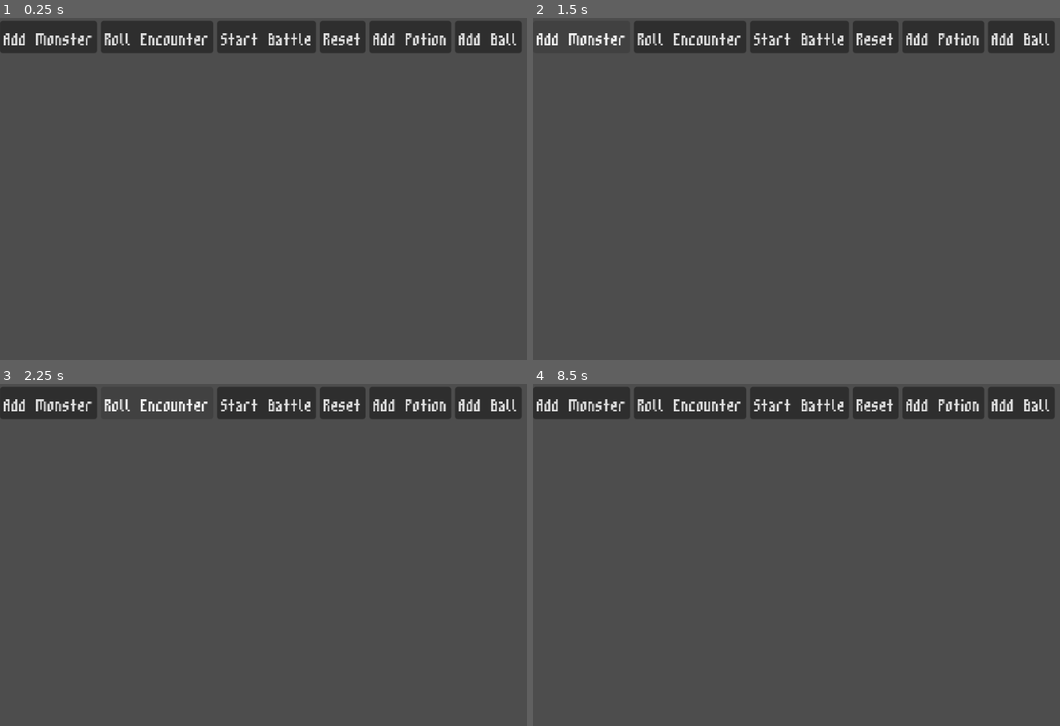
Above: before the commit, frames 1-4 (two rows, left to right).
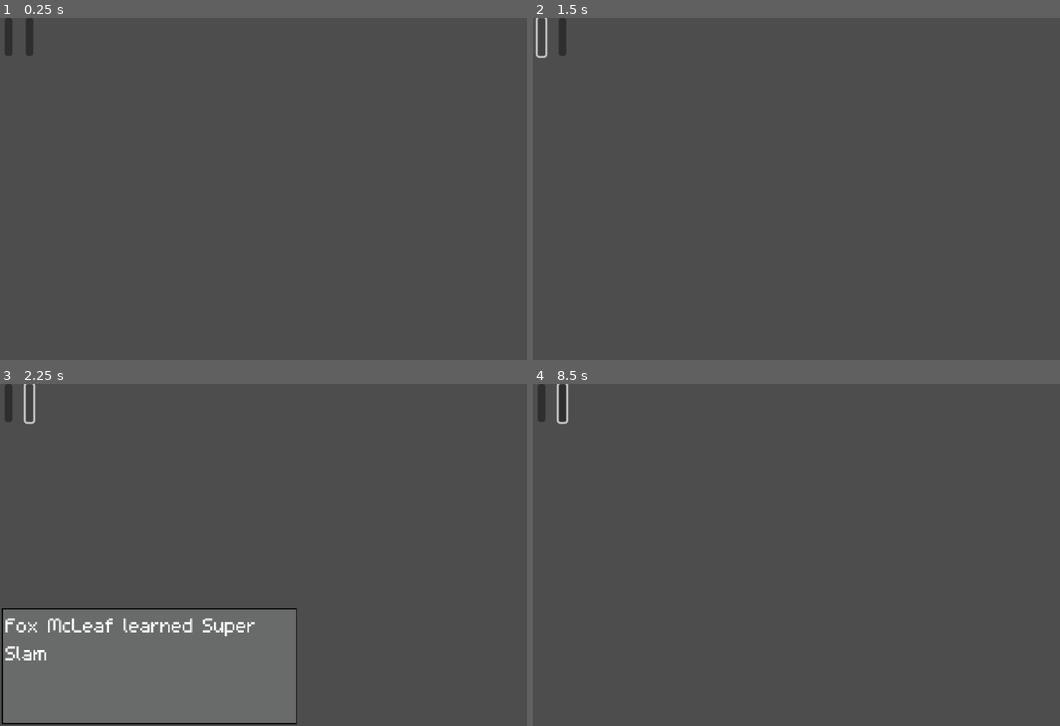
Above: after the commit, the same moments.

Repository: jevonsp/MonsterTamerRPG
Game: Godot game, scene res://scenes/test/testing.tscn
The game is run twice, just before and just after one commit, with the same random seed, the same clock (stepped at 60 frames per second) and the same inputs. This scene is started directly instead of the project's main scene.
Inputs (mouse positions are in pixels of both pictures, inside the frame that each line leads up to; where the layout moved, square brackets give the same spot in the first picture):
- Up to frame 1 (0.25 s): no input
- Up to frame 2 (1.5 s): click (580, 38) at 0.5 s, where only the run before the commit has a clickable "Add Monster"; click (543, 38) at 1.27 s
- Up to frame 3 (2.25 s): click (31, 404) [158, 404] at 2 s
- Up to frame 4 (8.5 s): click (875, 404) at 2.75 s, where only the run before the commit has a clickable "Reset"; click (944, 404) at 3.5 s, where only the run before the commit has a clickable "Add Potion"; click (1023, 404) at 4.25 s, where only the run before the commit has a clickable "Add Ball"; click (801, 404) at 5 s, where only the run before the commit has a clickable "Start Battle"; click (801, 404) at 5.75 s, where only the run before the commit has a clickable "Start Battle"; tap Enter at 6.5, 8 s; move the mouse to (970, 537) at 6.52 s; hold D (right) 6.53-7.25 s; hold Space (yes) 6.53-7.25 s; click (970, 537) at 6.67 s; drag from (717, 572) to (807, 623) at 7.27 s; move the mouse to (896, 479) at 8.02 s; hold D (right) from 8.03 s (still down); hold Shift from 8.03 s (still down); tap Space (yes) at 8.3 s

The runs differ from the first frame. In frame 1, 8.2% of the frame differs, in the area x 0-99%, y 0-12%; in frame 2, 7.2%; in frame 3, 26%, in the area x 0-99%, y 0-100%; in frame 4, 8.3%.
Error before the commit: Parse Error: Preload file "res://resources/monsters/Pistol_Shrimp.tres" does not exist. (res://scenes/test/testing.gd:3)

Commit message:
Move Gaining + Exp Animation Refactor

Diff:
--- a/objects/monsters/Monster.gd
+++ b/objects/monsters/Monster.gd
@@ -98,17 +98,24 @@
 	var old_level = level
 
 	experience += amount
-	var new_level = level
-	while experience >= experience_to_level(new_level + 1) and new_level < 100:
-		new_level += 1
-
-	var levels_gained = new_level - old_level
-
-	if levels_gained > 0:
-		level = new_level
-		set_stats()
-
-	EventBus.exp_changed.emit(self, old_level, experience, levels_gained)
+	var levels_to_gain = 0
+	var temp_level = level
+	while experience >= experience_to_level(temp_level + 1) and temp_level < 100:
+		levels_to_gain += 1
+		temp_level +=1
+	if levels_to_gain > 0:
+		for i in range(levels_to_gain):
+			level += 1
+			set_stats()
+			EventBus.exp_changed.emit(self, old_level, experience, 1)
+			await EventBus.level_done_animating
+
+			var new_moves = species.get_moves_at_exact_lvl(level)
+			for move in new_moves:
+				await add_move(move)
+	else:
+		EventBus.exp_changed.emit(self, old_level, experience, 0)
+		await EventBus.exp_done_animating
 
 func grant_exp() -> int:
 	var is_getting_exp: int = 0
@@ -131,16 +138,24 @@
 		var should_replace = await DialogueManager.show_choice(
 			"%s already has 4 moves. Do you wish to remove one?" % name )
 		if should_replace:
-			await decide_move(move)
+			decide_move(move)
+			return
 		else:
 			DialogueManager.show_dialogue("%s did not learn %s" % [name, move.name], true)
+			return
 	DialogueManager.show_dialogue("%s learned %s" % [name, move.name])
 	await DialogueManager.dialogue_closed
 	moves.append(move)
 
 func decide_move(move: Move):
 	print("pick a move to replace with: ", move.name)
+	var summary = UiManager.push_ui(UiManager.summary_scene)
 	print("open summary screen here")
+
+	summary._set_state(summary.State.READING)
+	summary.deciding = true
+	summary.move_deciding = move
+	summary.display_selected_monster()
 
 func take_damage(amount: int):
 	var starting = hitpoints
@@ -163,12 +178,17 @@
 		amount = max_hitpoints - hitpoints
 	var starting = hitpoints
 	hitpoints += amount
-	EventBus.health_changed.emit(self, starting, hitpoints)
-	await EventBus.health_done_animating
-	print("health finished animating")
-	await Engine.get_main_loop().process_frame
 	if hitpoints >= max_hitpoints:
 		hitpoints = max_hitpoints
+	if BattleManager.in_battle:
+		EventBus.health_changed.emit(self, starting, hitpoints)
+		await EventBus.health_done_animating
+		await Engine.get_main_loop().process_frame
+		return
+	EventBus.health_changed.emit(self, starting, hitpoints)
+	print("health finished animating")
+	await Engine.get_main_loop().process_frame
+
 
 func revive() -> void:
 	is_fainted = false
--- a/objects/monsters/MonsterData.gd
+++ b/objects/monsters/MonsterData.gd
@@ -25,4 +25,10 @@
 		if i < levels.size() and levels[i] <= lvl:
 			available_moves.append(moves[i])
 	return available_moves
+func get_moves_at_exact_lvl(lvl: int) -> Array[Move]:
+	var new_moves: Array[Move] = []
+	for i in range(moves.size()):
+		if i < levels.size() and levels[i] == lvl:
+			new_moves.append(moves[i])
+	return new_moves
 #endregion
--- a/objects/monsters/pistol_shrimp/Pistol_Shrimp.tres
+++ b/objects/monsters/pistol_shrimp/Pistol_Shrimp.tres
@@ -18,5 +18,5 @@
 base_attack = 120
 base_defense = 70
 moves = Array[ExtResource("1_3g2kv")]([ExtResource("2_05o4f"), ExtResource("3_e6udc"), ExtResource("4_mbecd")])
-levels = Array[int]([1, 5, 5])
+levels = Array[int]([1, 5, 6])
 metadata/_custom_type_script = "uid://cf7d81q2bjlj0"
--- a/scenes/battle/single/single_visuals_3.gd
+++ b/scenes/battle/single/single_visuals_3.gd
@@ -75,9 +75,11 @@
 
 	var name_label = player_name if is_player else enemy_name
 	name_label.text = monster.species.name
+	name_map[monster] = name_label
 
 	var level_label = player_level if is_player else enemy_level
 	level_label.text = "Lvl. " + str(monster.level)
+	level_map[monster] = level_label
 
 func update_maps(old_monster: Monster, new_monster: Monster) -> void:
 	var hp_bar = hp_map.get(old_monster)
@@ -183,22 +185,30 @@
 
 func _on_exp_changed(monster: Monster, old_level: int, new_experience: int, times: int) -> void:
 	print("do experience animation here")
-	var old_lvl = old_level
-	for i in times:
-		var _level_start = monster.experience_to_level(old_lvl)
-		var level_end = monster.experience_to_level(old_lvl + 1)
+	if times == 1:
+		# Level up animation
+		var level_start = monster.experience_to_level(old_level)
+		var level_end = monster.experience_to_level(old_level + 1)
+
 		var full_tween = get_tree().create_tween()
-		full_tween.tween_property(exp_map[monster], "value", level_end - _level_start, Settings.game_speed)
+		full_tween.tween_property(exp_map[monster], "value", level_end - level_start, Settings.game_speed)
 		await full_tween.finished
+
 		exp_map[monster].value = 0
 		await get_tree().process_frame
-		DialogueManager.show_dialogue("%s leveled up to %s" % [monster.name, old_lvl + 1], true)
-		old_lvl += 1
-	var level_start = monster.experience_to_level(old_lvl)
-	var tween = get_tree().create_tween()
-	tween.tween_property(exp_map[monster], "value", new_experience - level_start, Settings.game_speed)
-	await tween.finished
-	EventBus.exp_done_animating.emit()
+
+		DialogueManager.show_dialogue("%s leveled up to %s" % [monster.name, old_level + 1], true)
+		level_map[monster].text = "Lvl. " + str(old_level + 1)
+
+		EventBus.level_done_animating.emit()
+	else:
+		# Just exp gain, no level up
+		var level_start = monster.experience_to_level(monster.level)
+		var tween = get_tree().create_tween()
+		tween.tween_property(exp_map[monster], "value", new_experience - level_start, Settings.game_speed)
+		await tween.finished
+
+		EventBus.exp_done_animating.emit()
 
 func _on_monster_fainted(monster: Monster):
 	var texture = portrait_map[monster]
--- a/scenes/game/game.tscn
+++ b/scenes/game/game.tscn
@@ -60,6 +60,7 @@
 [node name="HealingZone" parent="." instance=ExtResource("13_ftsea")]
 position = Vector2(8.016594, -8.5424)
 script = ExtResource("14_otnwt")
+respawn_point = true
 
 [node name="CollisionShape2D" type="CollisionShape2D" parent="HealingZone"]
 position = Vector2(-0.016593933, 0.54240036)
--- a/scenes/test/testing.gd
+++ b/scenes/test/testing.gd
@@ -1,35 +1,11 @@
 extends Node2D
 
-var pistol_shrimp = preload("res://resources/monsters/Pistol_Shrimp.tres")
-var fox_mcleaf = preload("res://resources/monsters/Fox_McLeaf.tres")
-var pyro_badger = preload("res://resources/monsters/Pyro_Badger.tres")
-var potion = preload("res://resources/items/Potion.tres")
-var ball = preload("res://resources/items/Ball.tres")
-var super_slam = preload("res://resources/moves/SuperSlam.tres")
+@export var monster_data: MonsterData
+@export var move: Move
 
-func _ready() -> void:
-	pass
-
-func _on_button_1_pressed() -> void:
-	PartyManager.make_monster(pistol_shrimp, 5)
-	var monster = PartyManager.party.back()
-	monster.add_move(super_slam)
-	print("added extra move: ", super_slam.name)
+func make_test_monster():
+	PartyManager.make_monster(monster_data, 5)
 
 func _on_button_2_pressed() -> void:
-	BattleManager.add_enemies([fox_mcleaf], [5])
-
-func _on_button_3_pressed() -> void:
-	BattleManager.start_battle()
-
-func _on_button_4_pressed() -> void:
-	BattleManager.end_battle()
-	print("Battle hard reset!")
-
-func _on_button_5_pressed() -> void:
-	InventoryManager.add_items(potion, 1)
-	print("Added Potion to Inventory")
-
-func _on_button_6_pressed() -> void:
-	InventoryManager.add_items(ball, 1)
-	print("Added Ball to Inventory")
+	var monster = PartyManager.party[0]
+	monster.add_move(move)
--- a/scenes/test/testing.tscn
+++ b/scenes/test/testing.tscn
@@ -1,66 +1,25 @@
-[gd_scene load_steps=2 format=3 uid="uid://dbk1ycrlfxc72"]
+[gd_scene load_steps=4 format=3 uid="uid://dbk1ycrlfxc72"]
 
 [ext_resource type="Script" uid="uid://bsaxpscwig5a" path="res://scenes/test/testing.gd" id="1_67d31"]
+[ext_resource type="Resource" uid="uid://pxtac13xygko" path="res://objects/monsters/fox_mcleaf/Fox_McLeaf.tres" id="2_ox2bv"]
+[ext_resource type="Resource" uid="uid://cnlxnj1ieg8qa" path="res://objects/moves/moves/SuperSlam.tres" id="3_vjh3y"]
 
 [node name="Testing" type="Node2D"]
 script = ExtResource("1_67d31")
+monster_data = ExtResource("2_ox2bv")
+move = ExtResource("3_vjh3y")
 
 [node name="HBoxContainer" type="HBoxContainer" parent="."]
 offset_right = 40.0
 offset_bottom = 40.0
-size_flags_horizontal = 4
-size_flags_vertical = 4
 
-[node name="Button1" type="Button" parent="HBoxContainer"]
-custom_minimum_size = Vector2(25, 25)
+[node name="Button" type="Button" parent="HBoxContainer"]
 layout_mode = 2
-size_flags_horizontal = 2
-size_flags_vertical = 4
-focus_mode = 0
-text = "Add Monster"
+size_flags_horizontal = 6
 
 [node name="Button2" type="Button" parent="HBoxContainer"]
-custom_minimum_size = Vector2(25, 25)
-layout_mode = 2
-size_flags_horizontal = 2
-size_flags_vertical = 4
-focus_mode = 0
-text = "Roll Encounter"
-
-[node name="Button3" type="Button" parent="HBoxContainer"]
-custom_minimum_size = Vector2(25, 25)
-layout_mode = 2
-size_flags_horizontal = 2
-size_flags_vertical = 4
-focus_mode = 0
-text = "Start Battle"
-
-[node name="Button4" type="Button" parent="HBoxContainer"]
-custom_minimum_size = Vector2(25, 25)
-layout_mode = 2
-size_flags_horizontal = 2
-size_flags_vertical = 4
-focus_mode = 0
-text = "Reset"
-
-[node name="Button5" type="Button" parent="HBoxContainer"]
-layout_mode = 2
-size_flags_horizontal = 2
-size_flags_vertical = 4
-focus_mode = 0
-text = "Add Potion"
-
-[node name="Button6" type="Button" parent="HBoxContainer"]
 layout_mode = 2
 size_flags_horizontal = 6
-size_flags_vertical = 4
-focus_mode = 0
-text = "Add Ball
-"
 
-[connection signal="pressed" from="HBoxContainer/Button1" to="." method="_on_button_1_pressed"]
+[connection signal="pressed" from="HBoxContainer/Button" to="." method="make_test_monster"]
 [connection signal="pressed" from="HBoxContainer/Button2" to="." method="_on_button_2_pressed"]
-[connection signal="pressed" from="HBoxContainer/Button3" to="." method="_on_button_3_pressed"]
-[connection signal="pressed" from="HBoxContainer/Button4" to="." method="_on_button_4_pressed"]
-[connection signal="pressed" from="HBoxContainer/Button5" to="." method="_on_button_5_pressed"]
-[connection signal="pressed" from="HBoxContainer/Button6" to="." method="_on_button_6_pressed"]
--- a/scenes/ui/dialogue/yes_no_box.gd
+++ b/scenes/ui/dialogue/yes_no_box.gd
@@ -30,8 +30,7 @@
 	if event.is_action_pressed("yes"):
 		input_selection(selected_slot)
 	if event.is_action_pressed("no"):
-
-		close()
+		input_selection(1)
 	if event.is_action_pressed("up"):
 		_move(-1)
 	if event.is_action_pressed("down"):
--- a/scenes/ui/party/party.gd
+++ b/scenes/ui/party/party.gd
@@ -161,7 +161,7 @@
 	print("option chosen")
 	match slot_enum:
 		0:
-			var summary = UiManager.push_ui(UiManager.summary_scene)
+			var summary = UiManager.push_ui_by_name(UiManager.SCENE_SUMMARY)
 			summary.selected_monster = v2_to_slot[selected_slot]
 			print("selected slot: ", v2_to_slot[selected_slot])
 			summary.display_selected_monster()
--- a/scenes/ui/summary/summary.gd
+++ b/scenes/ui/summary/summary.gd
@@ -21,6 +21,9 @@
 enum State {DEFAULT, READING, REORDERING}
 var state: State = State.DEFAULT
 var moving_index: int = -1
+
+var deciding: bool = false
+var move_deciding: Move = null
 
 var selected_monster: int = 0
 
@@ -68,11 +71,45 @@
 				display_selected_monster()
 		State.READING:
 			if event.is_action_pressed("yes"):
-				_set_state(State.REORDERING)
-				moving_index = selected_slot
-				print(moving_index)
+				if not deciding:
+					_set_state(State.REORDERING)
+					moving_index = selected_slot
+					print(moving_index)
+				else:
+					var monster = PartyManager.party[selected_monster]
+					var selected_move = monster.moves[selected_slot]
+					var decision = await DialogueManager.show_choice(
+						"Are you sure you want to replace %s with %s" % [
+							selected_move.name, move_deciding.name])
+					if decision:
+						print("yes: delete")
+						monster.moves[selected_slot] = move_deciding
+						display_moves()
+						DialogueManager.show_dialogue("%s replaced %s with %s" % [
+							monster.name, selected_move.name, move_deciding.name
+						], true)
+						await DialogueManager.dialogue_closed
+						move_deciding = null
+						close()
+					else:
+						print("no: restart")
+
 			if event.is_action_pressed("no"):
-				_set_state(State.DEFAULT)
+				if not deciding:
+					_set_state(State.DEFAULT)
+				else:
+					print("decide no here")
+					var decision = await DialogueManager.show_choice(
+						"Are you sure you want to stop learning %s" % move_deciding.name)
+					if decision:
+						print("yes: stop")
+						var monster = PartyManager.party[selected_monster]
+						DialogueManager.show_dialogue("%s did not learn %s" % [monster.name, move_deciding.name], true)
+						await DialogueManager.dialogue_closed
+						close()
+					else:
+						print("no: continue")
+
 			if event.is_action_pressed("up"):
 				_move(-1)
 			if event.is_action_pressed("down"):
--- a/scenes/world/level_components/healing_zone/healing_zone.gd
+++ b/scenes/world/level_components/healing_zone/healing_zone.gd
@@ -1,4 +1,6 @@
 extends Interactable
+
+@export var respawn_point: bool = true
 
 func interact():
 	dialogue()
@@ -7,6 +9,11 @@
 	var confirm = await DialogueManager.show_choice("Do you want to heal?")
 	if confirm:
 		for monster in PartyManager.party:
-			monster.heal(0, true)
+			if monster:
+				monster.heal(0, true)
+				monster.revive()
+		if respawn_point:
+			var player = get_tree().get_first_node_in_group("player")
+			player.save_position()
 	else:
 		print("cancel")
--- a/scenes/world/player/player2.gd
+++ b/scenes/world/player/player2.gd
@@ -30,6 +30,8 @@
 
 # Processing control
 var processing: bool = true
+
+var respawn_point: Vector2
 
 @onready var anim_state = anim_tree.get("parameters/playback")
 
@@ -114,6 +116,7 @@
 		position = tile_target_pos
 		move_progress = 0.0
 		EventBus.step_completed.emit(global_position)
+		print(global_position)
 
 		# Check for continued movement
 		var input_dir = get_input_direction()
@@ -249,3 +252,16 @@
 		var collider = ray2d.get_collider()
 		if collider.is_in_group("interactable"):
 			collider.interact()
+
+func save_position():
+	respawn_point = global_position
+	print("respawn_point: ", respawn_point)
+
+func respawn():
+	position = respawn_point
+	print("respawned")
+	for monster in PartyManager.party:
+		if monster:
+			monster.heal(0, true)
+			monster.revive()
+	print("healed party")
--- a/singletons/BattleManager.gd
+++ b/singletons/BattleManager.gd
@@ -17,6 +17,7 @@
 
 var escape_attempts: int = 0
 var escaped: bool = false
+var lost: bool = false
 
 func _ready() -> void:
 	EventBus.battle_reference.connect(_on_battle_reference)
@@ -185,8 +186,8 @@
 	print("exp_to_give: ", exp_to_give)
 	for monster in PartyManager.party:
 		if monster.getting_exp:
-			monster.gain_exp(exp_to_give)
-			await EventBus.exp_done_animating
+			await monster.gain_exp(exp_to_give)
+
 
 func check_victory():
 	var alive: int = 0
@@ -227,6 +228,7 @@
 		return
 	DialogueManager.show_dialogue("You lose!")
 	await DialogueManager.dialogue_closed
+	lost = true
 	end_battle()
 
 func escape():
@@ -317,3 +319,7 @@
 	print("actors/party cleared")
 	escape_attempts = 0
 	turn_actions.clear()
+	if lost:
+		var player = get_tree().get_first_node_in_group("player")
+		player.respawn()
+	lost = false
--- a/singletons/DialogueManager.gd
+++ b/singletons/DialogueManager.gd
@@ -12,6 +12,7 @@
 		UiManager.pop_ui(current_dialogue)
 
 	current_dialogue = UiManager.push_ui(UiManager.dialogue_scene)
+	print("current_dialogue", current_dialogue)
 	await get_tree().process_frame
 	current_dialogue.display_text(text)
 	if auto_close:
--- a/singletons/EventBus.gd
+++ b/singletons/EventBus.gd
@@ -23,6 +23,7 @@
 
 signal exp_granted(amount: int)
 signal exp_changed(monster: Monster, old_level: int, new_experience: int, times: int)
+signal level_done_animating
 signal exp_done_animating
 
 signal monster_fainted(monster: Monster)
@@ -46,4 +47,6 @@
 signal giving_item(item: Item)
 signal item_chosen(item: Item)
 
+signal move_remov
+
 @warning_ignore_restore("unused_signal")
